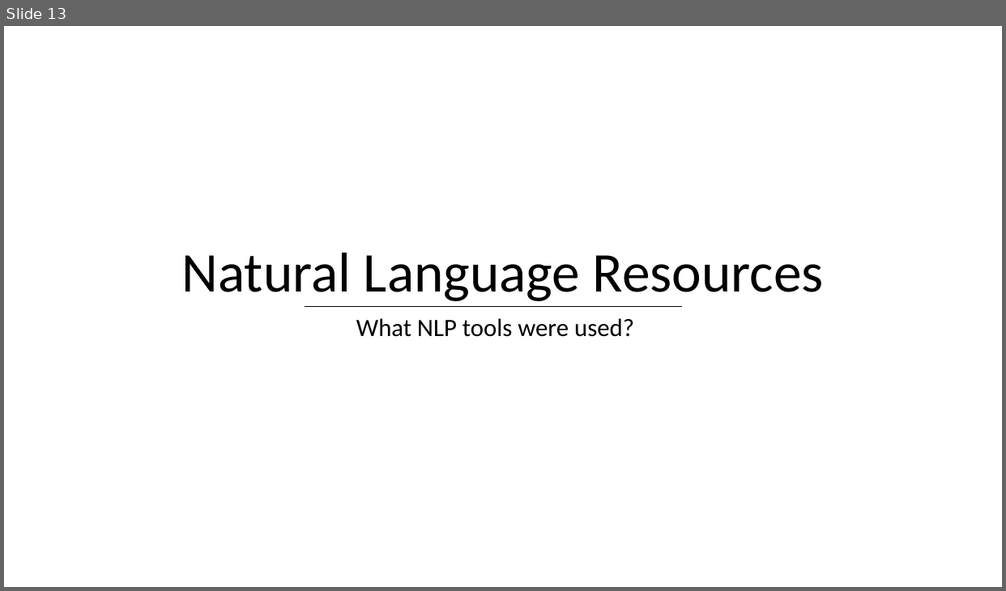
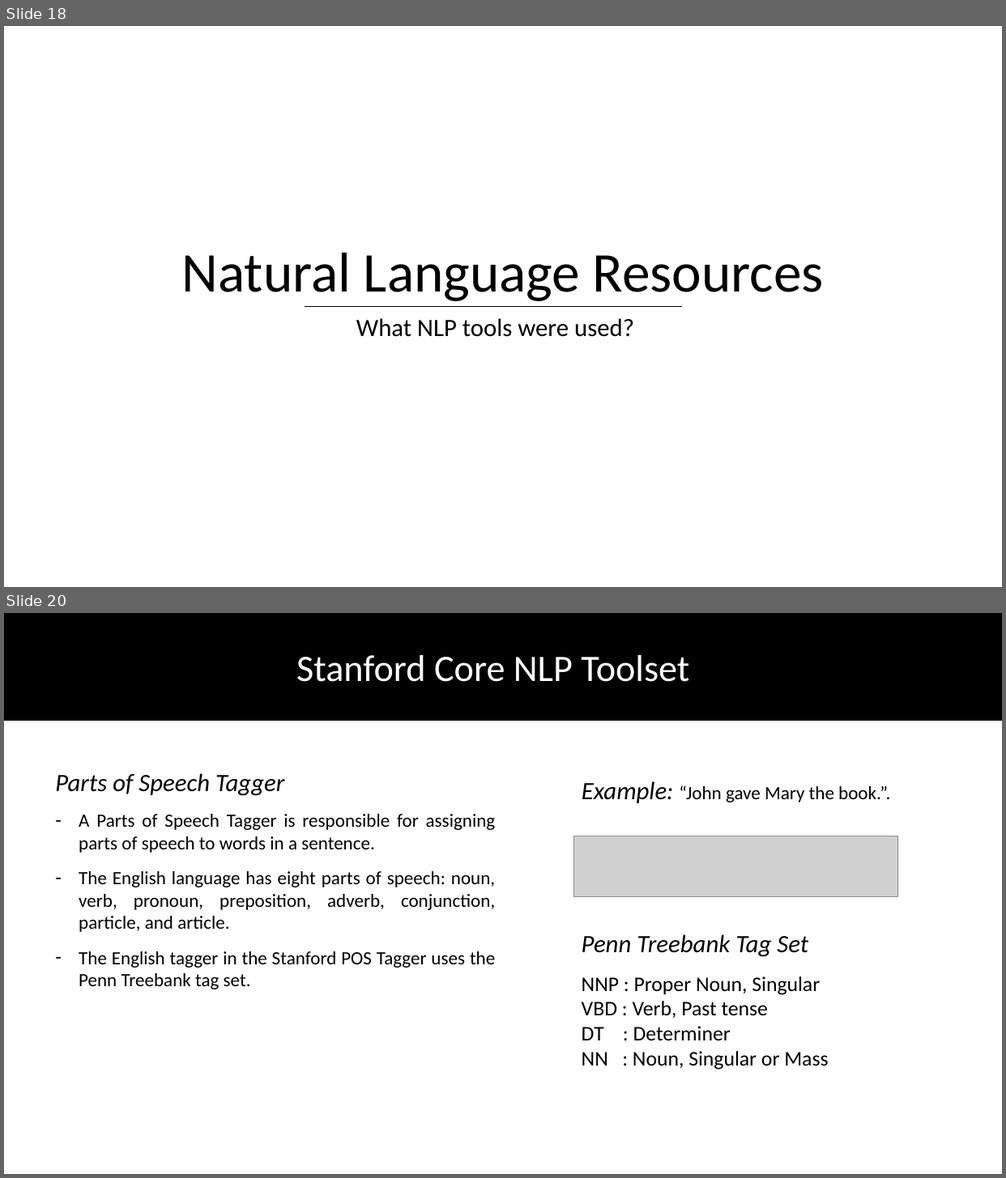
Before and after one commit to DhruvaPendharkar/thesis-project, a slide deck: Notes/ThesisPresentation.pptx. Shown one above the other, each under a label of ours: slide 13 before the commit, slides 18 and 20 after it; the slides between them are not shown. The pictures are 1006x591 and 1006x1178 pixels, drawn with LibreOffice and Linux fonts; fonts in the diff are those of the drawing; grey boxes stand for pictures. Boxes give left, top, right and bottom in pixels: in the first picture for what was removed or moved away, otherwise in the second. Text is boxed around its words. In the diff, an @@ line names an element or a change of style, - is before the commit and + after.

```diff
--- a/Notes/ThesisPresentation.pptx
+++ b/Notes/ThesisPresentation.pptx
@@ slide 20 added at bbox=[4, 613, 1002, 1174], background #FFFFFF @@
@@ rectangle added at bbox=[4, 613, 1002, 720], fill #000000, outline #000000 1 pt @@
@@ text added at bbox=[296, 655, 689, 682], 36 pt, text #FFFFFF @@
+Stanford Core NLP Toolset
@@ text added at bbox=[55, 773, 496, 990], 18 pt, text #000000 @@
+Parts of Speech Tagger
+– A Parts of Speech Tagger is responsible for assigning parts of speech to words in a sentence.
+– The English language has eight parts of speech: noun, verb, pronoun, preposition, adverb, conjunction, particle, and article.
+– The English tagger in the Stanford POS Tagger uses the Penn Treebank tag set.
@@ text added at bbox=[582, 781, 890, 803], 18 pt, text #000000 @@
+Example: “John gave Mary the book.”.
@@ picture added at bbox=[574, 836, 898, 897] @@
@@ text added at bbox=[582, 935, 828, 1070], 20 pt, text #000000 @@
+Penn Treebank Tag Set
+NNP : Proper Noun, Singular
+VBD : Verb, Past tense
+DT : Determiner
+NN : Noun, Singular or Mass
@@ what was slide 13 is now slide 18 @@
```
Also in this commit, not shown: 5 slides changed, 7 other slides added.
